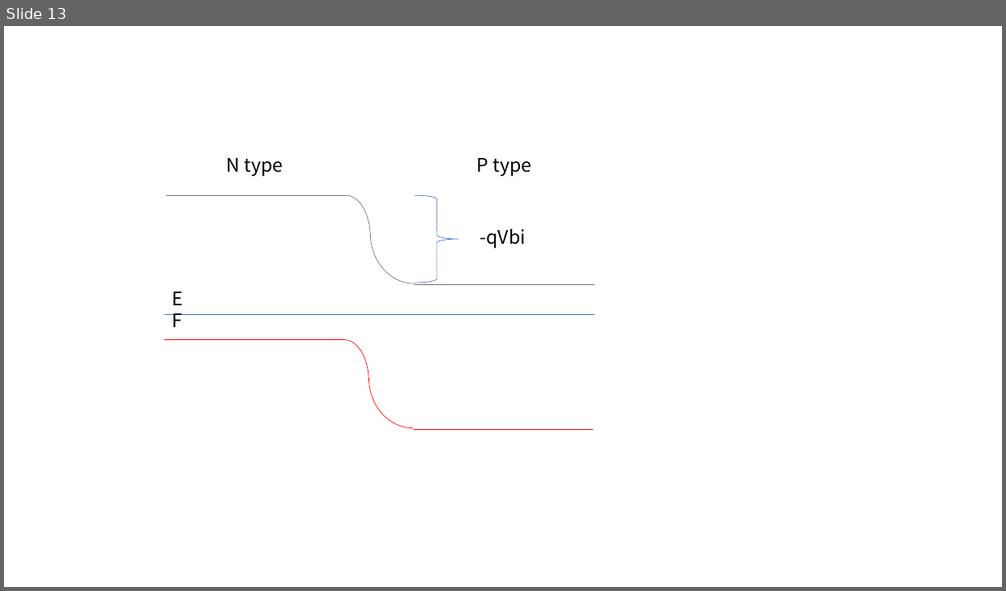
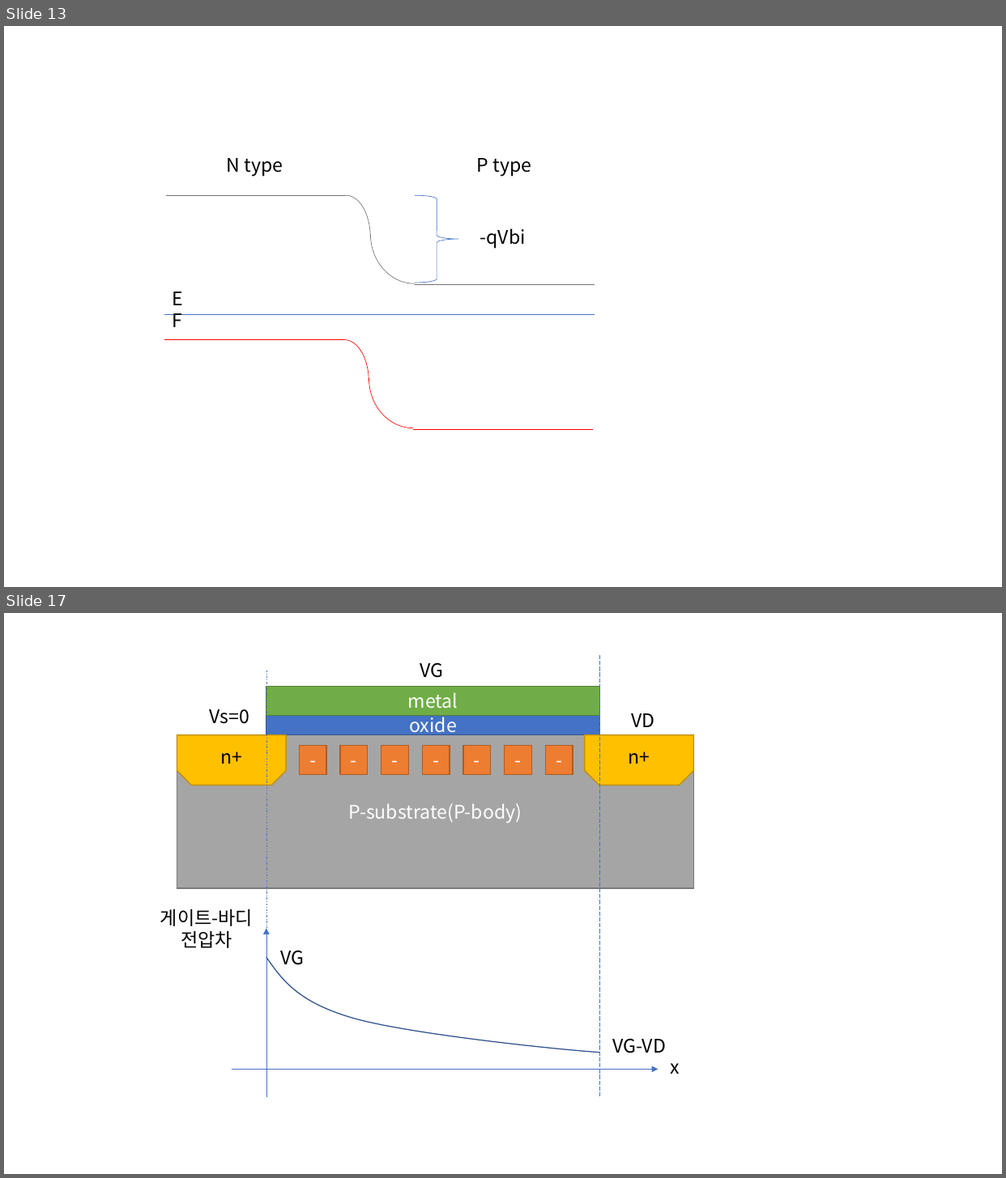
Before and after one commit to ingyer-ks/ebook, a slide deck: images/elec_circuit_image.pptx. Shown one above the other, each under a label of ours: slide 13 before the commit, slides 13 and 17 after it; the slides between them are not shown. The pictures are 1006x591 and 1006x1178 pixels, drawn with LibreOffice and Linux fonts; fonts in the diff are those of the drawing. Boxes give left, top, right and bottom in pixels: in the first picture for what was removed or moved away, otherwise in the second. Text is boxed around its words. In the diff, an @@ line names an element or a change of style, - is before the commit and + after.

```diff
--- a/images/elec_circuit_image.pptx
+++ b/images/elec_circuit_image.pptx
@@ slide 17 added at box(4, 613, 1002, 1174), background #FFFFFF @@
@@ line added from (600, 655) to (600, 1098), #4472C4 0.5 pt dashed @@
@@ line added from (266, 670) to (266, 928), #4472C4 0.5 pt dashed @@
@@ text added at box(420, 662, 444, 678), 18 pt, text #000000 @@
+VG
@@ text added at box(210, 709, 249, 724), 18 pt, text #000000 @@
+Vs=0
@@ rectangle added at box(266, 687, 600, 716), fill #70AD47, outline #538035 1 pt, 18 pt, text #FFFFFF @@
+metal
@@ rectangle added at box(266, 716, 600, 735), fill #4472C4, outline #325491 1 pt, 18 pt, text #FFFFFF @@
+oxide
@@ text added at box(631, 713, 654, 727), 18 pt, text #000000 @@
+VD
@@ rectangle added at box(177, 735, 693, 888), fill #A5A5A5, outline #7A7A7A 1 pt, 18 pt, text #FFFFFF @@
+P-substrate(P-body)
@@ snip same rect added at box(177, 735, 286, 786), fill #FFC000, outline #BD8E00 1 pt, 18 pt, text #000000 @@
+n+
@@ rectangle added at box(299, 746, 326, 775), fill #ED7D31, outline #AF5C24 1 pt, 18 pt, text #FFFFFF @@
+-
@@ rectangle added at box(340, 746, 368, 775), fill #ED7D31, outline #AF5C24 1 pt, 18 pt, text #FFFFFF @@
+-
@@ rectangle added at box(381, 746, 409, 775), fill #ED7D31, outline #AF5C24 1 pt, 18 pt, text #FFFFFF @@
+-
@@ rectangle added at box(423, 746, 450, 775), fill #ED7D31, outline #AF5C24 1 pt, 18 pt, text #FFFFFF @@
+-
@@ rectangle added at box(463, 746, 492, 775), fill #ED7D31, outline #AF5C24 1 pt, 18 pt, text #FFFFFF @@
+-
@@ rectangle added at box(505, 746, 533, 775), fill #ED7D31, outline #AF5C24 1 pt, 18 pt, text #FFFFFF @@
+-
@@ rectangle added at box(545, 746, 573, 775), fill #ED7D31, outline #AF5C24 1 pt, 18 pt, text #FFFFFF @@
+-
@@ snip same rect added at box(585, 735, 694, 786), fill #FFC000, outline #BD8E00 1 pt, 18 pt, text #000000 @@
+n+
@@ text added at box(160, 909, 253, 948), 18 pt, text #000000 @@
+게이트-바디
+전압차
@@ arrow added from (266, 1098) to (266, 928), #4472C4 0.5 pt @@
@@ text added at box(281, 950, 305, 965), 18 pt, text #000000 @@
+VG
@@ freeform shape added at box(266, 957, 600, 1053), outline #325491 1 pt @@
@@ text added at box(612, 1038, 666, 1054), 18 pt, text #000000 @@
+VG-VD
@@ arrow added from (232, 1070) to (658, 1070), #4472C4 0.5 pt @@
@@ text added at box(671, 1063, 680, 1074), 18 pt, text #000000 @@
+x
```
Also in this commit, not shown: 4 other slides added, 21 other files.
